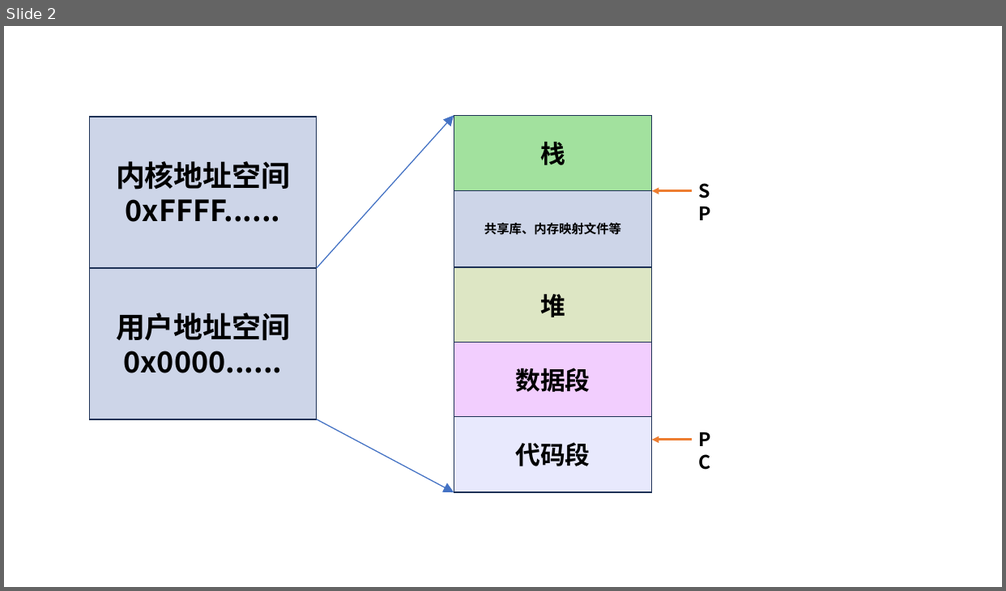
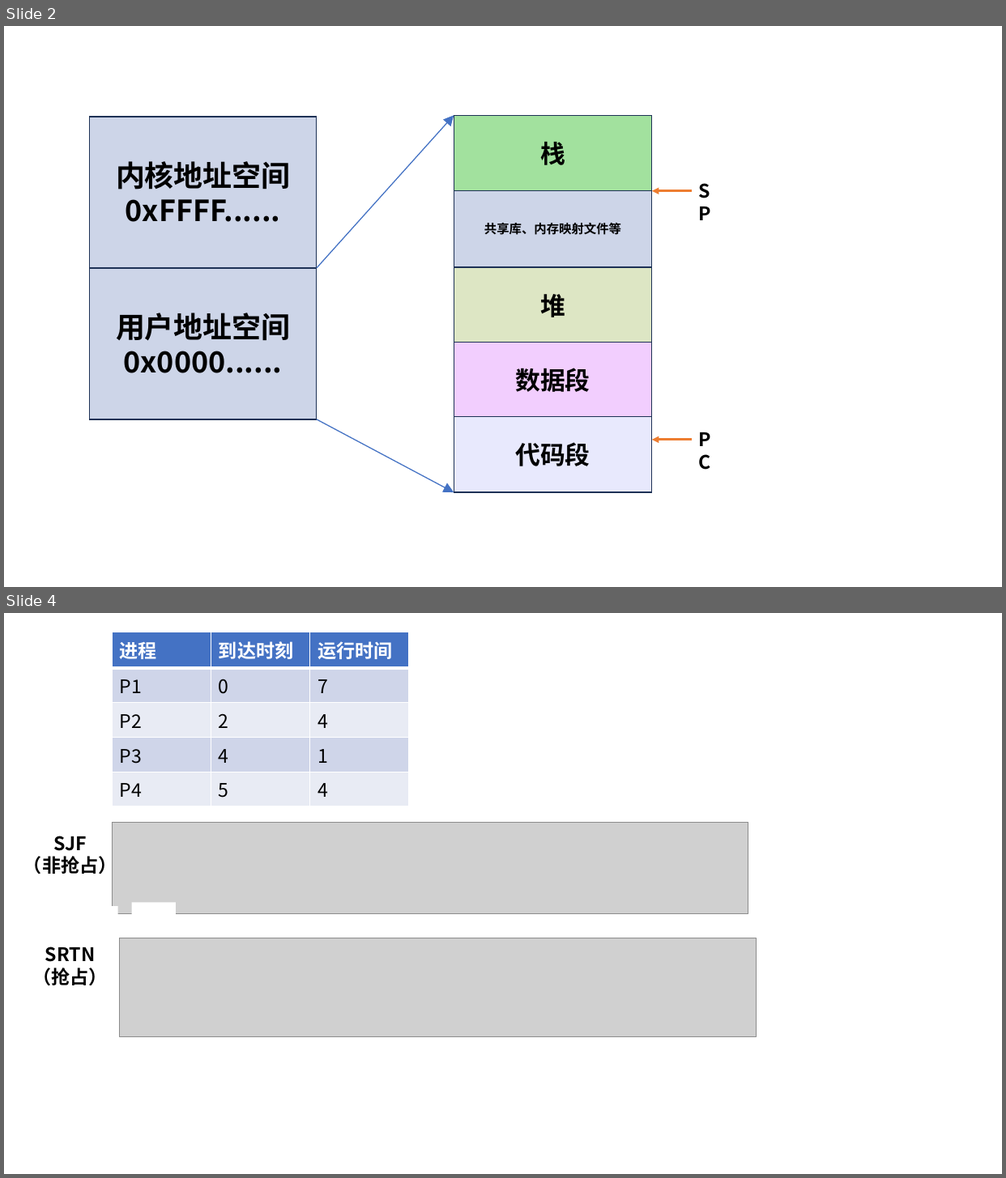
Before and after one commit to guofei9987/pictures_for_blog, a slide deck: computer/操作系统.pptx. Shown one above the other, each under a label of ours: slide 2 before the commit, slides 2 and 4 after it; the slides between them are not shown. The pictures are 1006x591 and 1006x1178 pixels, drawn with LibreOffice and Linux fonts; fonts in the diff are those of the drawing; grey boxes stand for pictures. Boxes give left, top, right and bottom in pixels: in the first picture for what was removed or moved away, otherwise in the second. Text is boxed around its words. In the diff, an @@ line names an element or a change of style, - is before the commit and + after.

```diff
--- a/computer/操作系统.pptx
+++ b/computer/操作系统.pptx
@@ slide 4 added at [4,613,1002,1174], background #FFFFFF @@
@@ table added at [113,632,409,801], 5 rows, 3 columns @@
+进程 | 到达时刻 | 运行时间
+P1 | 0 | 7
+P2 | 2 | 4
+P3 | 4 | 1
+P4 | 5 | 4
@@ picture added at [113,823,749,914] @@
@@ text added at [23,836,117,877], 18 pt, text #000000, bold @@
+SJF
+（非抢占）
@@ rectangle added at [132,903,177,921], fill #FFFFFF @@
@@ rectangle added at [102,906,118,924], fill #FFFFFF @@
@@ text added at [33,947,108,986], 18 pt, text #000000, bold @@
+SRTN
+（抢占）
@@ picture added at [120,939,756,1037] @@
```
Also in this commit, not shown: 1 other slide added, 2 other files.
